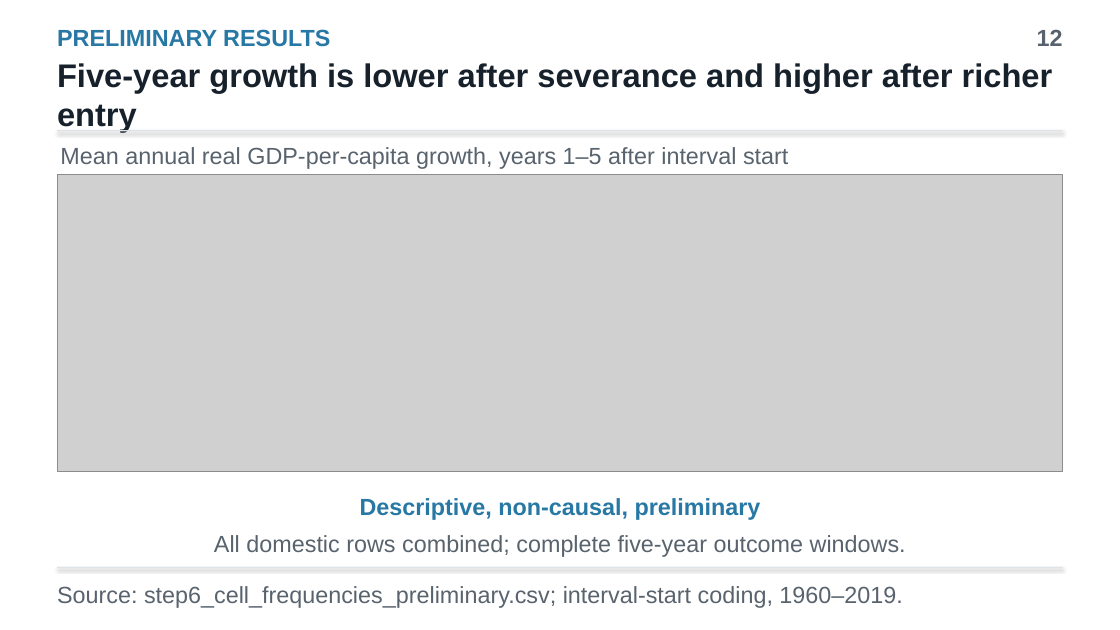
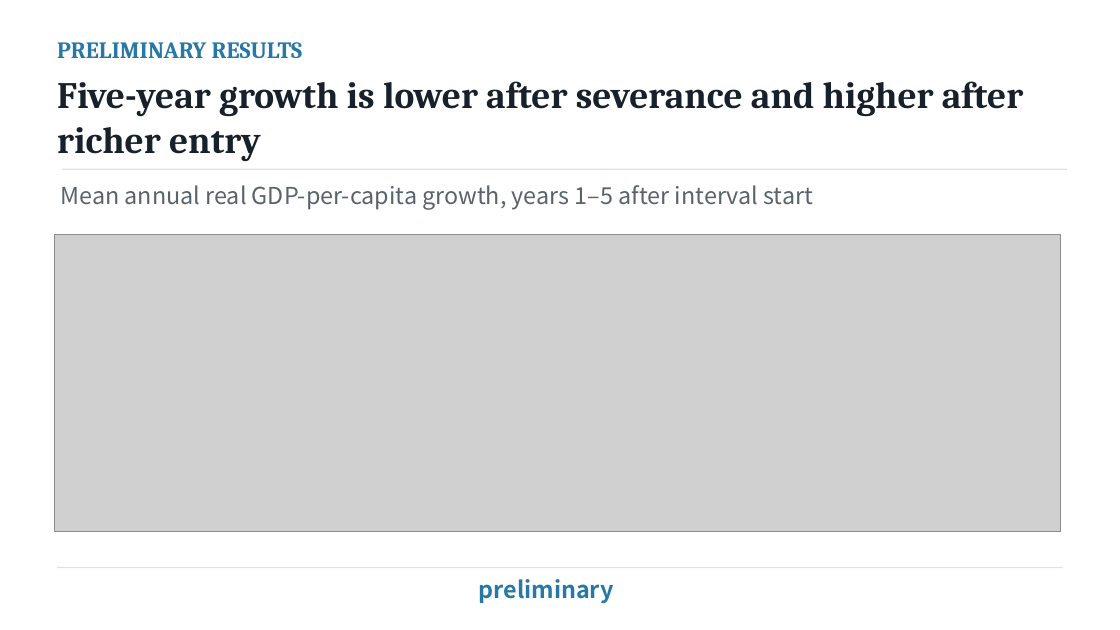
Before and after one commit to yuseicarlos2560/Economic-Development-through-Political-Materialism, a slide deck: slide 15 of presentations/thesis_introduction.pptx (slide 13 before the commit). Drawn at 1120x630 pixels with LibreOffice and Linux fonts; fonts in the diff are those of the drawing; grey boxes stand for pictures. Boxes give left, top, right and bottom in pixels: in the first picture for what was removed or moved away, otherwise in the second. Text is boxed around its words. In the diff, an @@ line names an element or a change of style, - is before the commit and + after.

```diff
--- a/presentations/thesis_introduction.pptx
+++ b/presentations/thesis_introduction.pptx
@@ text removed at [1037,29,1063,46] @@
-12
@@ text "PRELIMINARY RESULTS": place and size @@
-text "PRELIMINARY RESULTS" at [57,29,330,47]
+text "PRELIMINARY RESULTS" at [57,42,302,58]
@@ text "PRELIMINARY RESULTS" at [57,42,302,58]: font Arial to Cambria @@
@@ text "Five-year growth is lower after ...": place and size @@
-text "Five-year growth is lower after ..." at [57,63,1053,132]
+text "Five-year growth is lower after ..." at [57,81,1023,162]
@@ text "Five-year growth is lower after ..." at [57,81,1023,162]: size 28 to 32 pt, font Arial to Cambria @@
@@ rectangle at [62,169,1068,170]: shadow off @@
@@ rectangle: place and size @@
-rectangle at [57,130,1063,131]
+rectangle at [62,169,1068,170]
@@ text "Mean annual real GDP-per-capita growth, ...": place and size @@
-text "Mean annual real GDP-per-capita growth, ..." at [60,147,788,169]
+text "Mean annual real GDP-per-capita growth, ..." at [60,185,813,210]
@@ text "Mean annual real GDP-per-capita growth, ..." at [60,185,813,210]: font Arial to Noto Sans CJK SC @@
@@ picture: place and size @@
-picture at [57,175,1063,471]
+picture at [55,234,1060,531]
@@ text removed at [214,535,906,557] @@
-All domestic rows combined; complete five-year outcome windows.
@@ rectangle at [57,567,1063,568]: shadow off @@
@@ text removed at [57,586,902,608] @@
-Source: step6_cell_frequencies_preliminary.csv; interval-start coding, 1960–2019.
@@ text at [479,579,614,603]: text changed; font Arial to Noto Sans CJK SC @@
-Descriptive, non-causal, preliminary
+preliminary
```
Also in this commit, not shown: 16 other slides changed, 2 slides added, 1 other file.
